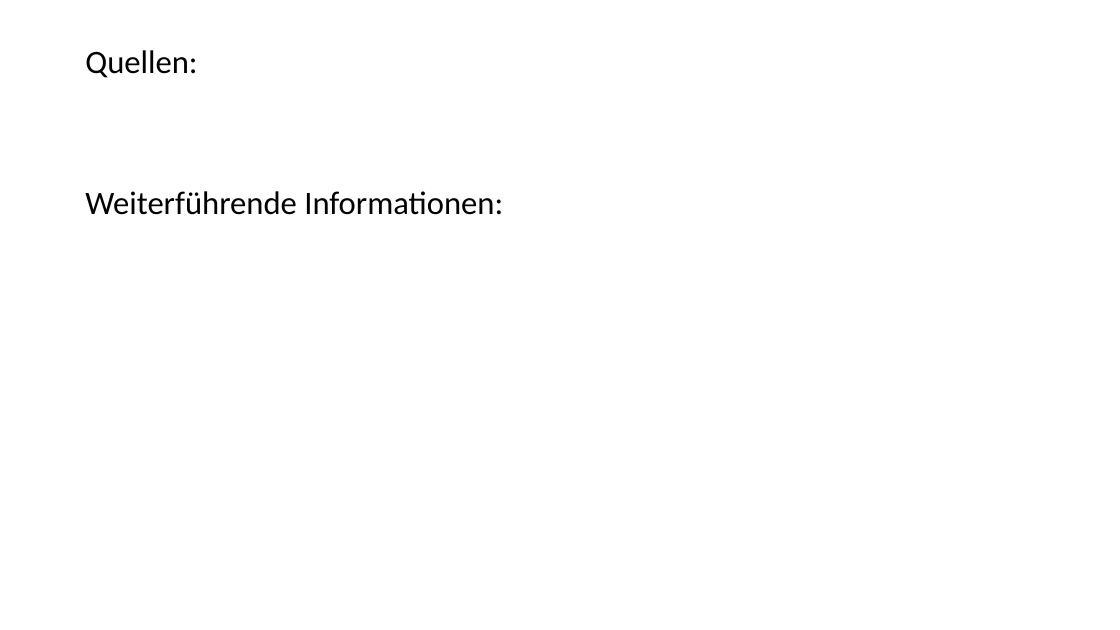
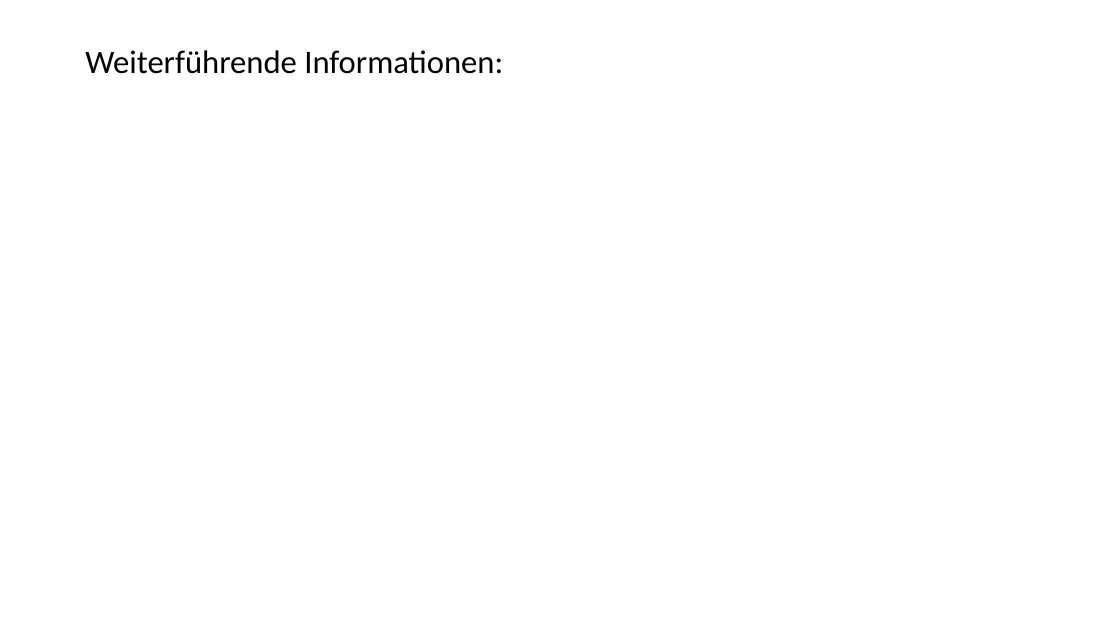
Before and after one commit to danck/hsem, a slide deck: slide 26 of Vortrag/hsem.pptx (slide 17 before the commit). Drawn at 1120x630 pixels with LibreOffice and Linux fonts; fonts in the diff are those of the drawing. Boxes give left, top, right and bottom in pixels: in the first picture for what was removed or moved away, otherwise in the second. Text is boxed around its words. In the diff, an @@ line names an element or a change of style, - is before the commit and + after.

```diff
--- a/Vortrag/hsem.pptx
+++ b/Vortrag/hsem.pptx
@@ text at bbox=[85, 50, 197, 78]: paragraph removed @@
-Quellen:
```
Also in this commit, not shown: 1 other slide changed, 10 slides added, 1 slide removed.
